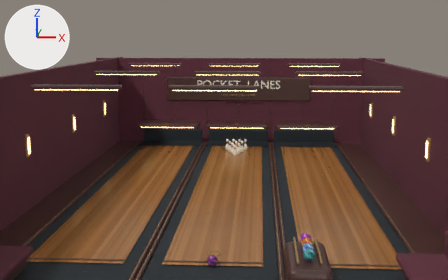
Two versions of the Blender file pocket-lanes/assets/pocket-lanes.blend, one commit apart.
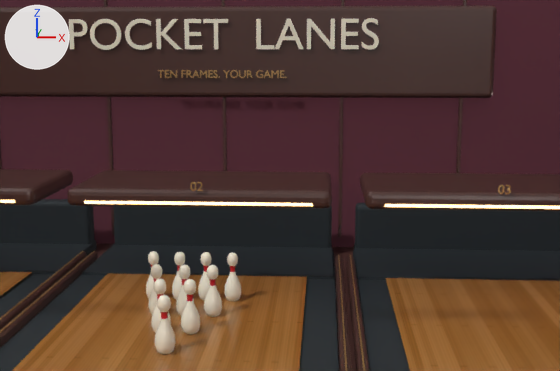
Each version appears first from a 50 mm camera at (1.33, -17.19, 6.66) aimed at (-0.69, 17.82, 0.67), and next in a close-up from a 50 mm camera at (1.72, 8.49, 3.24) aimed at (1.17, 18.08, 1.6). The lights are fixed; the arrows at upper left show +X, +Y and +Z. The last two pictures show the newer version.

Objects in the first close-up: 'Hall_Brushed_champagne', 'Hall_Burgundy_felt', 'Hall_Pit_rubber', 'Hall_Porcelain', 'Hall_Smoked_walnut', 'Hall_Varnished_long-grain_maple', 'Hall_Warm_opal', 'Pin_01', 'Pin_02', 'Pin_03', 'Pin_04', 'Pin_05', 'Pin_06', 'Pin_07', 'Pin_08', 'Pin_09', 'Pin_10'.
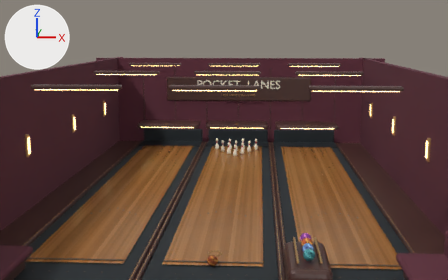
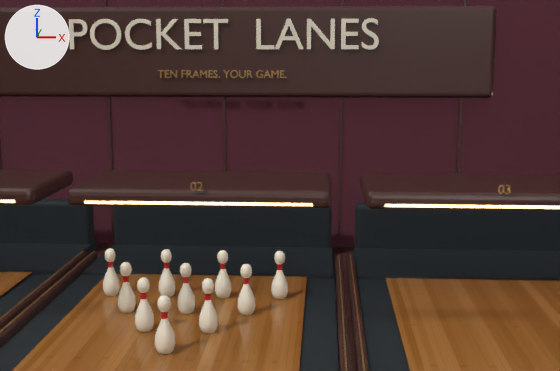
The change, as a list of edits to the scene's bpy script:
```text
Change ob_pin_02:
    ob_pin_02.location: (-0.175, 17.12, 0.012) -> (-0.38, 17.16, 0.012)
Change ob_pin_03:
    ob_pin_03.location: (0.175, 17.12, 0.012) -> (0.38, 17.16, 0.012)
Change ob_pin_04:
    ob_pin_04.location: (-0.35, 17.74, 0.012) -> (-0.76, 17.82, 0.012)
Change ob_pin_05:
    ob_pin_05.location: (0.0, 17.74, 0.012) -> (0.0, 17.82, 0.012)
Change ob_pin_06:
    ob_pin_06.location: (0.35, 17.74, 0.012) -> (0.76, 17.82, 0.012)
Change ob_pin_07:
    ob_pin_07.location: (-0.525, 18.36, 0.012) -> (-1.14, 18.48, 0.012)
Change ob_pin_08:
    ob_pin_08.location: (-0.175, 18.36, 0.012) -> (-0.38, 18.48, 0.012)
Change ob_pin_09:
    ob_pin_09.location: (0.175, 18.36, 0.012) -> (0.38, 18.48, 0.012)
Change ob_pin_10:
    ob_pin_10.location: (0.525, 18.36, 0.012) -> (1.14, 18.48, 0.012)
```

Location of each change, (x1, y1, x2, y2) in pixels of the close-ups (560 x 371 px):
'Pin_03', moved: before (181, 279, 200, 334); after (199, 278, 218, 333)
'Pin_06', moved: before (204, 265, 222, 317); after (237, 264, 256, 315)
'Pin_10', moved: before (224, 252, 241, 301); after (271, 251, 288, 299)
'Pin_02', moved: before (151, 278, 171, 333); after (135, 277, 154, 332)
'Pin_09', moved: before (198, 252, 212, 301); after (215, 250, 232, 298)
'Pin_04', moved: before (148, 264, 163, 314); after (118, 262, 136, 313)
'Pin_08', moved: before (172, 252, 185, 300); after (158, 249, 176, 297)
'Pin_07', moved: before (146, 251, 159, 298); after (103, 248, 120, 296)
'Pin_05', moved: before (176, 264, 194, 316); after (177, 263, 195, 314)
